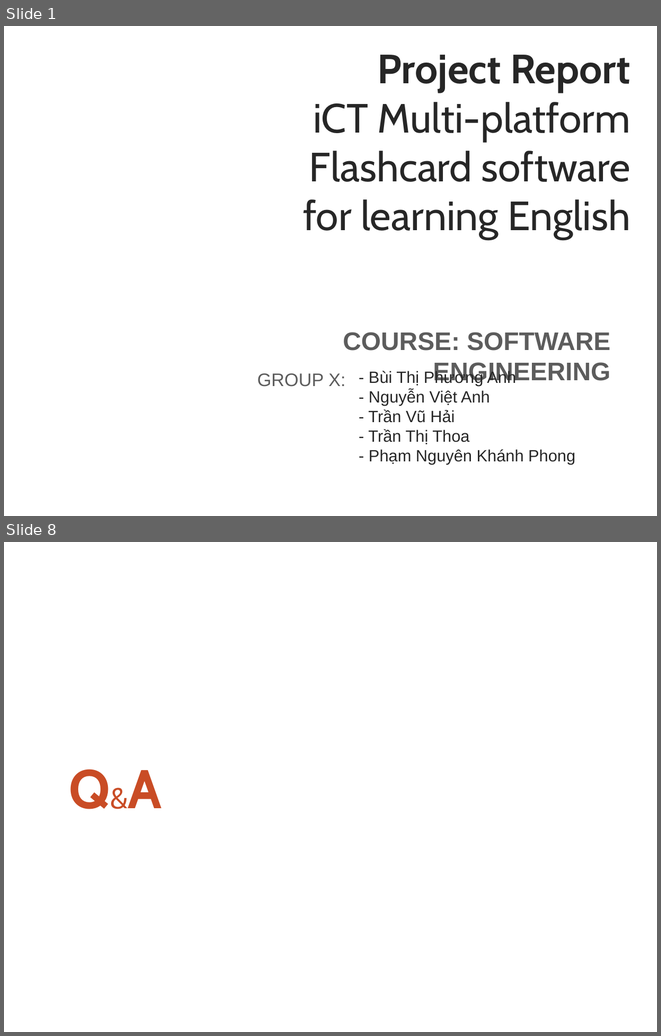
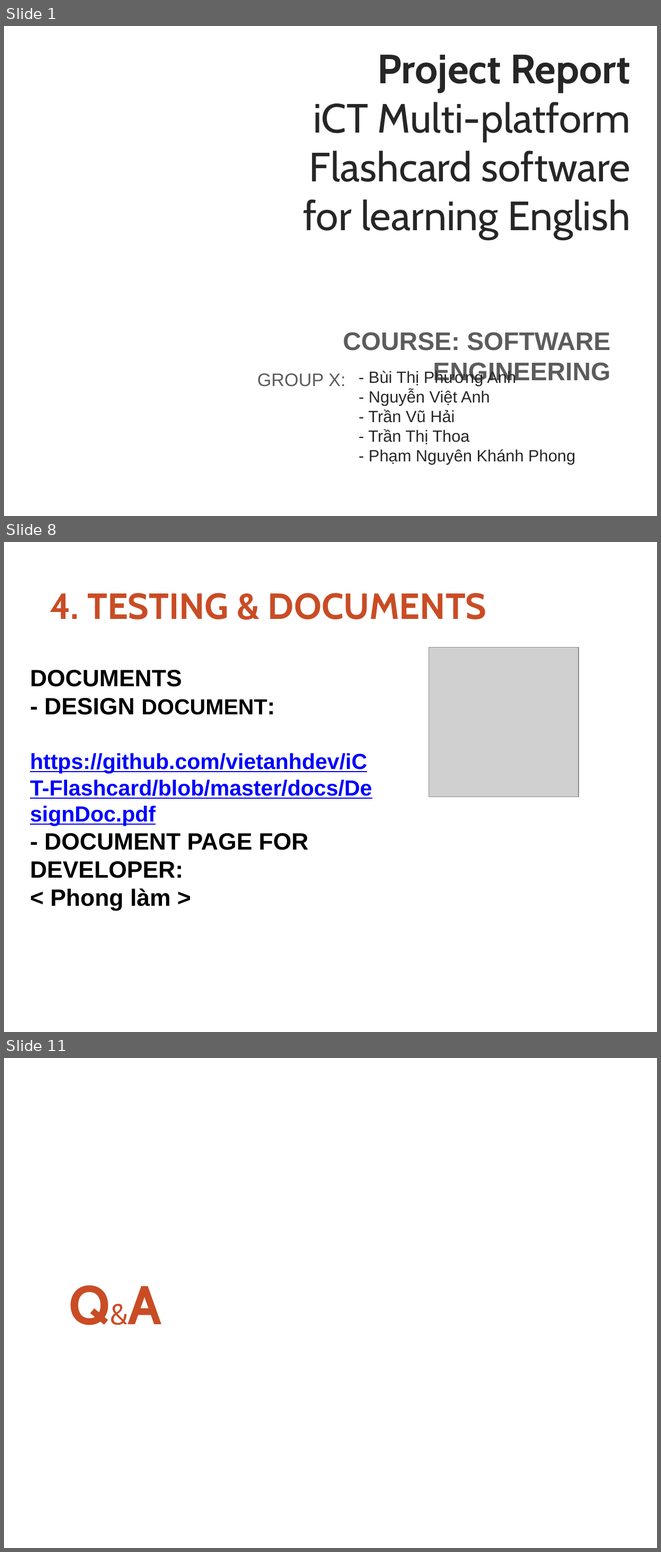
Before and after one commit to thoatran/iCT-Flashcard, a slide deck: docs/ReportSlides.pptx. Shown one above the other, each under a label of ours: slides 1 and 8 before the commit, slides 1, 8 and 11 after it; the slides between them are not shown. The pictures are 661x1036 and 661x1552 pixels, drawn with LibreOffice and Linux fonts; fonts in the diff are those of the drawing; grey boxes stand for pictures; background and template pictures are left out. Boxes give left, top, right and bottom in pixels: in the first picture for what was removed or moved away, otherwise in the second. Text is boxed around its words. In the diff, an @@ line names an element or a change of style, - is before the commit and + after.

```diff
--- a/docs/ReportSlides.pptx
+++ b/docs/ReportSlides.pptx
@@ slide 8 added at (4,542,657,1032), background #FFFFFF @@
@@ text added at (50,593,487,619), 40 pt, text #C94C25, bold @@
+4. TESTING & DOCUMENTS
@@ picture added at (429,647,579,796) @@
@@ text added at (30,670,372,911), 24 pt, text #0000FF, bold, underline @@
+DOCUMENTS
+- DESIGN DOCUMENT:
+https://github.com/vietanhdev/iCT-Flashcard/blob/master/docs/DesignDoc.pdf
+- DOCUMENT PAGE FOR DEVELOPER:
+< Phong làm >
@@ what was slide 8 is now slide 11 @@
```
Also in this commit, not shown: 5 slides changed, 3 other slides added, 1 slide removed, 1 other file.
